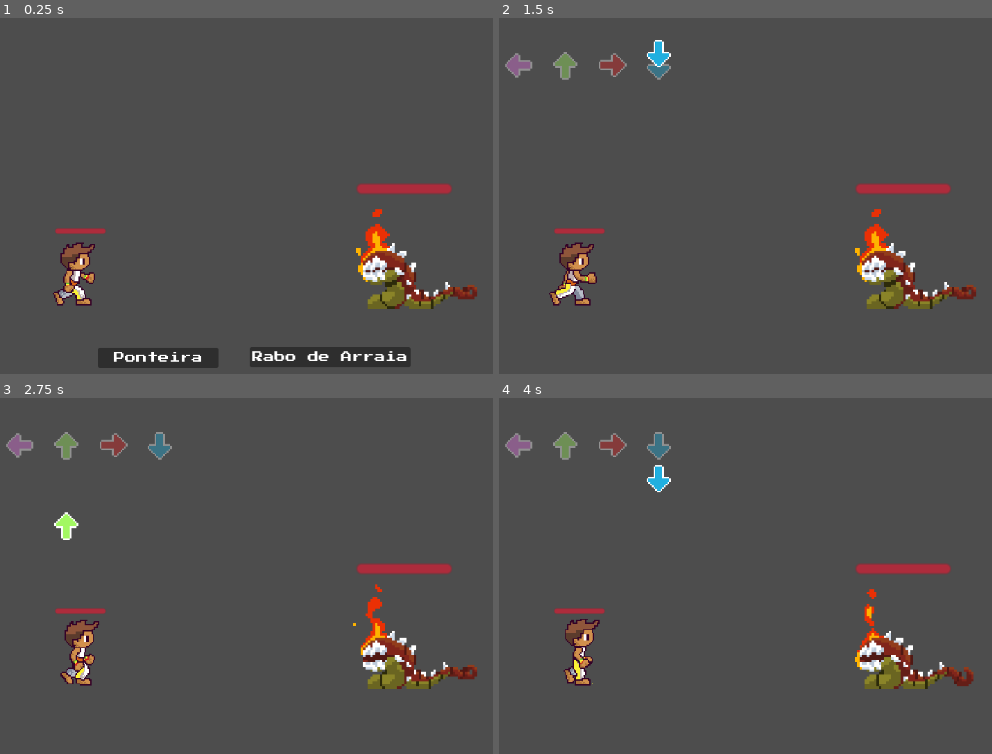
Above: before the commit, frames 1-4 (two rows, left to right).
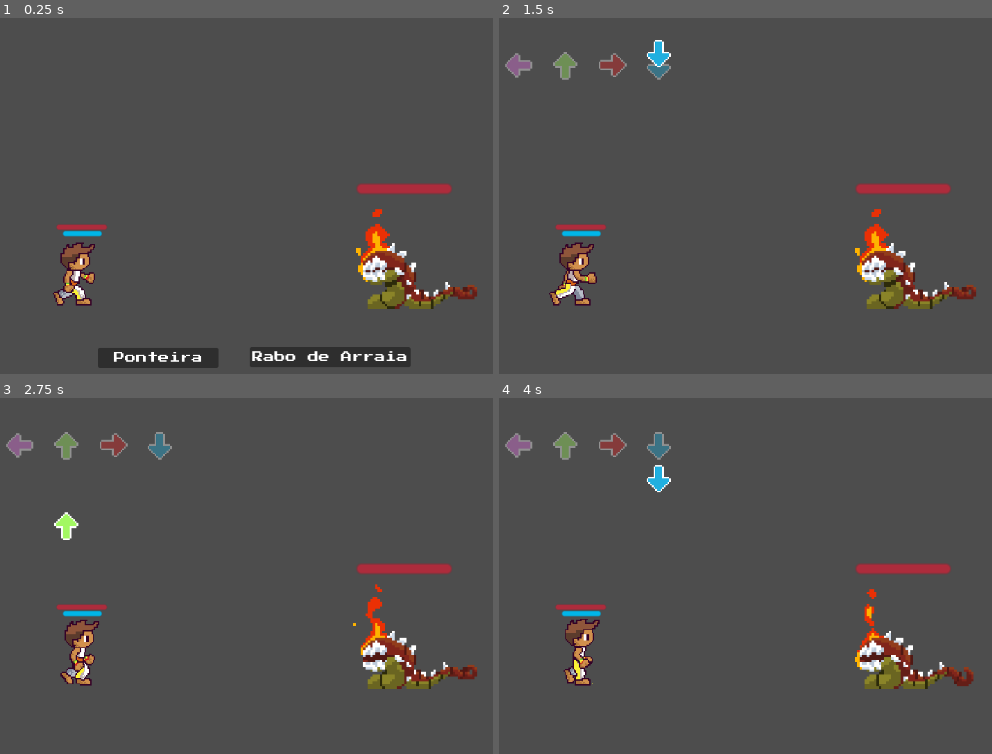
Above: after the commit, the same moments.

Repository: Infernape333/JRPG_Core
Game: Godot game, scene res://Cenas/campo_de_batalha.tscn
Two runs of this game, one before a commit and one after it. Both use one fixed random seed, a clock stepped at 60 frames per second and the inputs below. This scene is started directly instead of the project's main scene. Sound files missing from this copy of the repository are replaced by a short silence.
Inputs:
- Up to frame 1 (0.25 s): no input
- Up to frame 2 (1.5 s): click "Ponteira" at 0.5 s; hold D (Direita) from 1.28 s (still down); hold E (Interacao) from 1.28 s (still down)
- Up to frame 3 (2.75 s): release D (Direita) at 2.03 s; release E (Interacao) at 2.03 s; hold S (Baixo) from 2.03 s (still down); tap E (Interacao) at 2.1 s
- Up to frame 4 (4 s): release S (Baixo) at 2.78 s; hold D (Direita) 2.78-3.53 s; hold E (Interacao) 2.78-3.53 s; hold W (Cima) from 3.53 s (still down); tap E (Interacao) at 3.6 s

The runs differ from the first frame. In frame 1, 0.3% of the frame differs, in the area x 11-22%, y 57-62%; in frame 2, 0.3%; in frame 3, 0.3%; in frame 4, 0.3%.

Commit message:
SistemaStamina

Diff:
--- a/Cenas/jogador_campo.tscn
+++ b/Cenas/jogador_campo.tscn
@@ -138,6 +138,13 @@
 corner_radius_bottom_right = 10
 corner_radius_bottom_left = 10
 
+[sub_resource type="StyleBoxFlat" id="StyleBoxFlat_iq8d5"]
+bg_color = Color(0, 0.713726, 0.913725, 1)
+corner_radius_top_left = 10
+corner_radius_top_right = 10
+corner_radius_bottom_right = 10
+corner_radius_bottom_left = 10
+
 [node name="jogador_campo" type="CharacterBody2D"]
 self_modulate = Color(30, 100, 1, 1)
 scale = Vector2(3.5, 3.5)
@@ -159,12 +166,23 @@
 position = Vector2(-0.285714, 3.28572)
 shape = SubResource("RectangleShape2D_l0bts")
 
-[node name="ProgressBar" type="ProgressBar" parent="."]
-offset_left = -18.5714
-offset_top = -33.7143
-offset_right = 20.4286
-offset_bottom = -29.7143
+[node name="Healthbar" type="ProgressBar" parent="."]
+texture_filter = 1
+offset_left = -17.7143
+offset_top = -36.5714
+offset_right = 21.2857
+offset_bottom = -32.5714
 theme_override_styles/fill = SubResource("StyleBoxFlat_qiwdk")
 show_percentage = false
 
+[node name="Staminabar" type="ProgressBar" parent="."]
+texture_filter = 1
+offset_left = -12.5714
+offset_top = -32.0
+offset_right = 17.4286
+offset_bottom = -28.0
+theme_override_styles/fill = SubResource("StyleBoxFlat_iq8d5")
+value = 50.0
+show_percentage = false
+
 [connection signal="area_entered" from="area_dano" to="." method="_on_area_dano_area_entered"]
--- a/Scripts/Control.gd
+++ b/Scripts/Control.gd
@@ -1,5 +1,4 @@
 extends Control
-
 
 @onready var btn1 = $ponteira
 @onready var btn2 = $raboDeArraia
--- a/Scripts/jogador_ataque.gd
+++ b/Scripts/jogador_ataque.gd
@@ -4,6 +4,12 @@
 @export var target: CharacterBody2D
 
 @export var battle_scene: Node2D  # Referência à cena de campo de batalha
+
+
+var attack_stamina_cost = {
+	"ponteira": 20,
+	"raboDeArraia": 30
+}
 
 func _ready():
 	pass
@@ -51,7 +57,7 @@
 			$AnimatedSprite2D.play("RaboDeArraia")
 			await $AnimatedSprite2D.animation_finished
 
-		sprite_campo.attack(target)
+		sprite_campo.attack(target, attack_stamina_cost[ataque])
 		sprite_campo.visible = true
 		self.visible = false
 		TurnManager.switch_turn()
--- a/Scripts/jogador_campo.gd
+++ b/Scripts/jogador_campo.gd
@@ -3,21 +3,33 @@
 
 @export var player_hp: int = 100
 @export var attack_power: int = 20
+@export var player_stamina: int = 100
+@export var max_stamina: int = 100  # Capacidade máxima de Stamina
 
-@onready var barra_vida = $ProgressBar
+@onready var barra_vida = $Healthbar
+@onready var barra_stamina = $Staminabar
 var current_health: int = player_hp
+var current_stamina: int = max_stamina  # Inicializa a Stamina atual
 
 func _ready():
 	$Animated_jogador.play("idle")
 	# Define a vida inicial na barra
 	barra_vida.max_value = player_hp
 	barra_vida.value = current_health
+	barra_stamina.max_value = max_stamina
+	barra_stamina.value = current_stamina
 	TurnManager.connect("turn_changed", Callable(self, "_on_turn_changed"))
 
-func attack(target):
+func attack(target, stamina_cost: int):
 	if TurnManager.current_turn == TurnManager.Turn.PLAYER:
-		print("\nJogador atacou!")
-		target.take_damage(attack_power)
+		if current_stamina >= stamina_cost:
+			print("\nJogador atacou!")
+			target.take_damage(attack_power)
+			current_stamina -= stamina_cost
+			update_stamina_bar()
+		else:
+			print("Stamina insuficiente")
+			TurnManager.Turn.ENEMY
 
 func take_damage(damage: int):
 	current_health -= damage
@@ -53,7 +65,13 @@
 func _on_turn_changed(new_turn):
 	if new_turn == TurnManager.Turn.PLAYER:
 		print("Turno do jogador!")
+		recover_stamina()
 
+func recover_stamina():
+	current_stamina += max_stamina * 0.1
+	if current_stamina > max_stamina:
+		current_stamina = max_stamina
+	update_stamina_bar()
 #indentificar dano para iniciar animação
 func _on_area_dano_area_entered(area):
 	$Animated_jogador.stop()
@@ -63,3 +81,6 @@
 
 func update_health_bar():
 	barra_vida.value = current_health
+
+func update_stamina_bar():
+	barra_stamina.value = current_stamina
Not shown: 1 places in Cenas/campo_de_batalha.tscn that only renumber resources
Not shown: 1 places in Cenas/fila_de_setas.tscn that only renumber resources
Not shown: 1 places in Cenas/jogador_ataque.tscn that only renumber resources
Not shown: 1 places in Cenas/jogador_campo.tscn that only renumber resources
